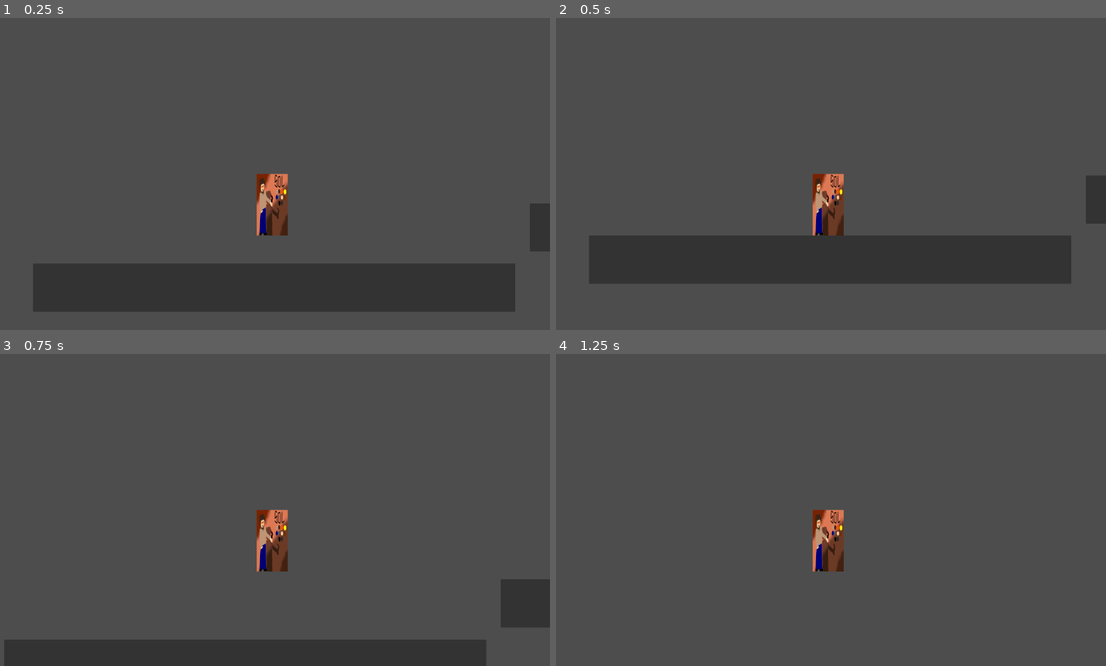
Above: before the commit, frames 1-4 (two rows, left to right).
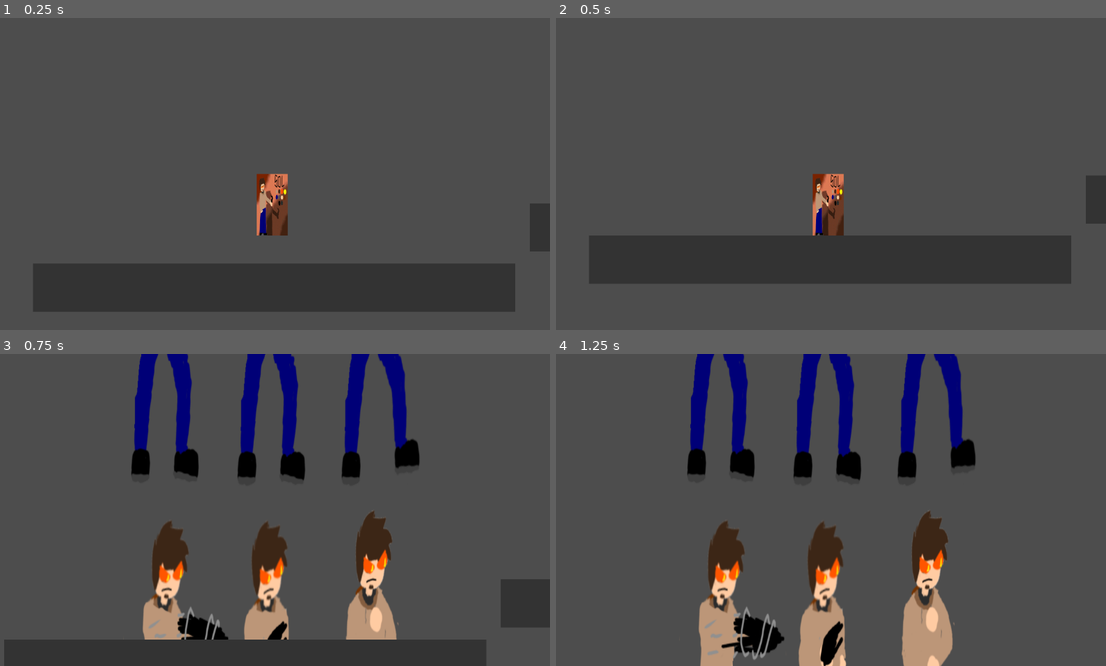
Above: after the commit, the same moments.

Repository: Iryn-e/OC-DeathBattle
Game: Godot game, scene res://scenes/World.tscn
The game is run twice, just before and just after one commit, with the same random seed, the same clock (stepped at 60 frames per second) and the same inputs.
Inputs:
- Up to frame 1 (0.25 s): no input
- Up to frame 2 (0.5 s): no input
- Up to frame 3 (0.75 s): tap Enter (ui_accept) at 0.5 s; hold Right (ui_right) from 0.53 s (still down); tap Shift at 0.6 s
- Up to frame 4 (1.25 s): keep holding Right (ui_right); tap Enter (ui_accept) at 0.77 s

Frames 1-2 are identical in both runs. In frame 3, 14% of the frame differs, in the area x 23-77%, y 0-92%; in frame 4, 17%, in the area x 23-77%, y 0-100%.

Commit message:
empty

Diff:
--- a/scripts/Player.gd
+++ b/scripts/Player.gd
@@ -25,4 +25,7 @@
 
 	move_and_slide()
 
-	print(velocity)
+func _input(event):
+	if event is InputEventKey and event.is_pressed():
+		if event.keycode==KEY_SHIFT:
+			get_child(0).texture=load("res://assets/characters/this.png")
Binary file added: assets/characters/this.png
Not shown, added: assets/characters/this.png.import
